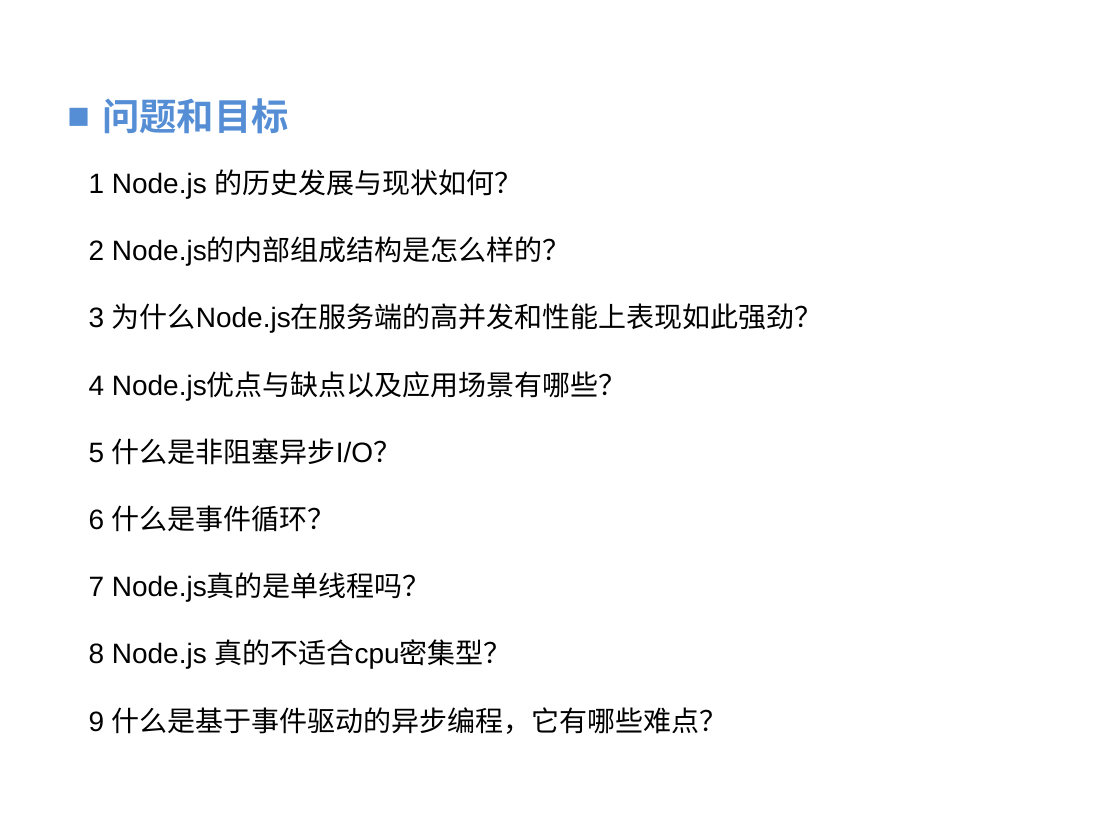
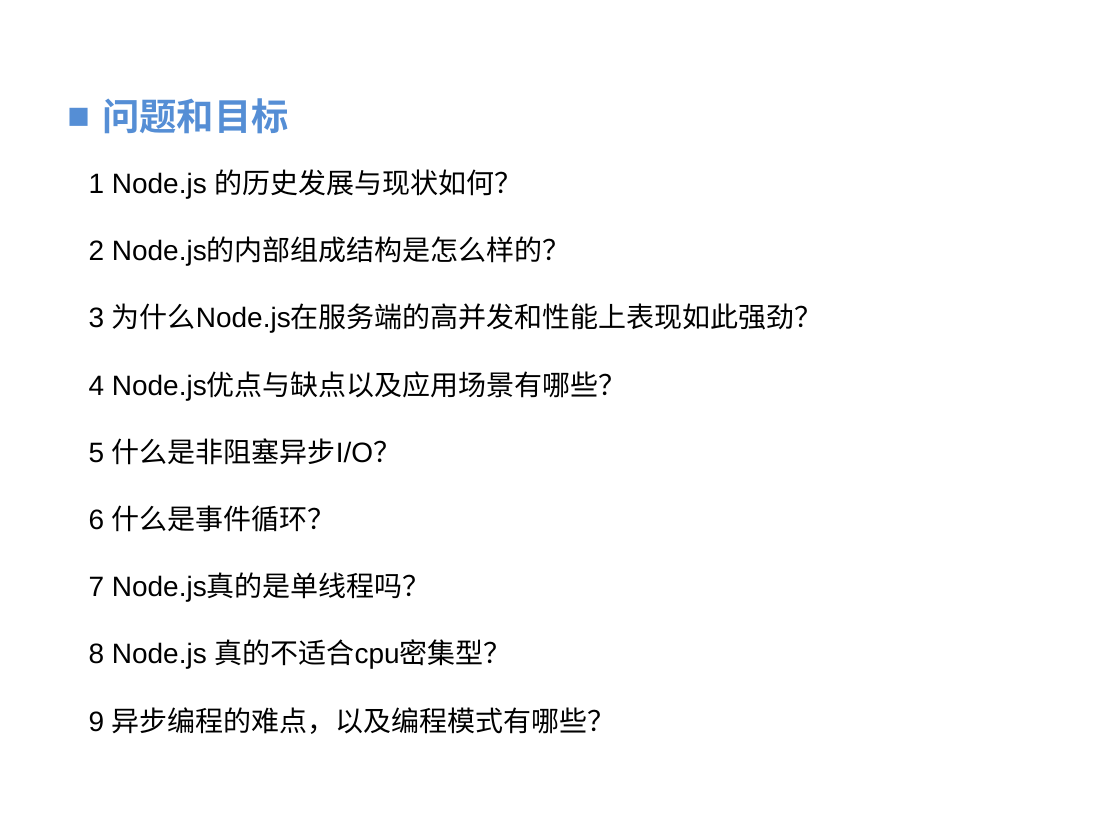
Before and after one commit to vaik/Documents, a slide deck: slide 3 of 我的分享/NodeJS基础概念理解.ppt. Drawn at 1120x840 pixels with LibreOffice and Linux fonts; fonts in the diff are those of the drawing; background and template pictures are left out. Boxes give left, top, right and bottom in pixels: in the first picture for what was removed or moved away, otherwise in the second. Text is boxed around its words. In the diff, an @@ line names an element or a change of style, - is before the commit and + after.

```diff
--- a/我的分享/NodeJS基础概念理解.ppt
+++ b/我的分享/NodeJS基础概念理解.ppt
@@ text at (89, 707, 616, 734): text changed @@
-9 什么是基于事件驱动的异步编程，它有哪些难点？
+9 异步编程的难点，以及编程模式有哪些？
```
Also in this commit, not shown: 1 other slide changed, 11 slides added, 4 slides removed.
